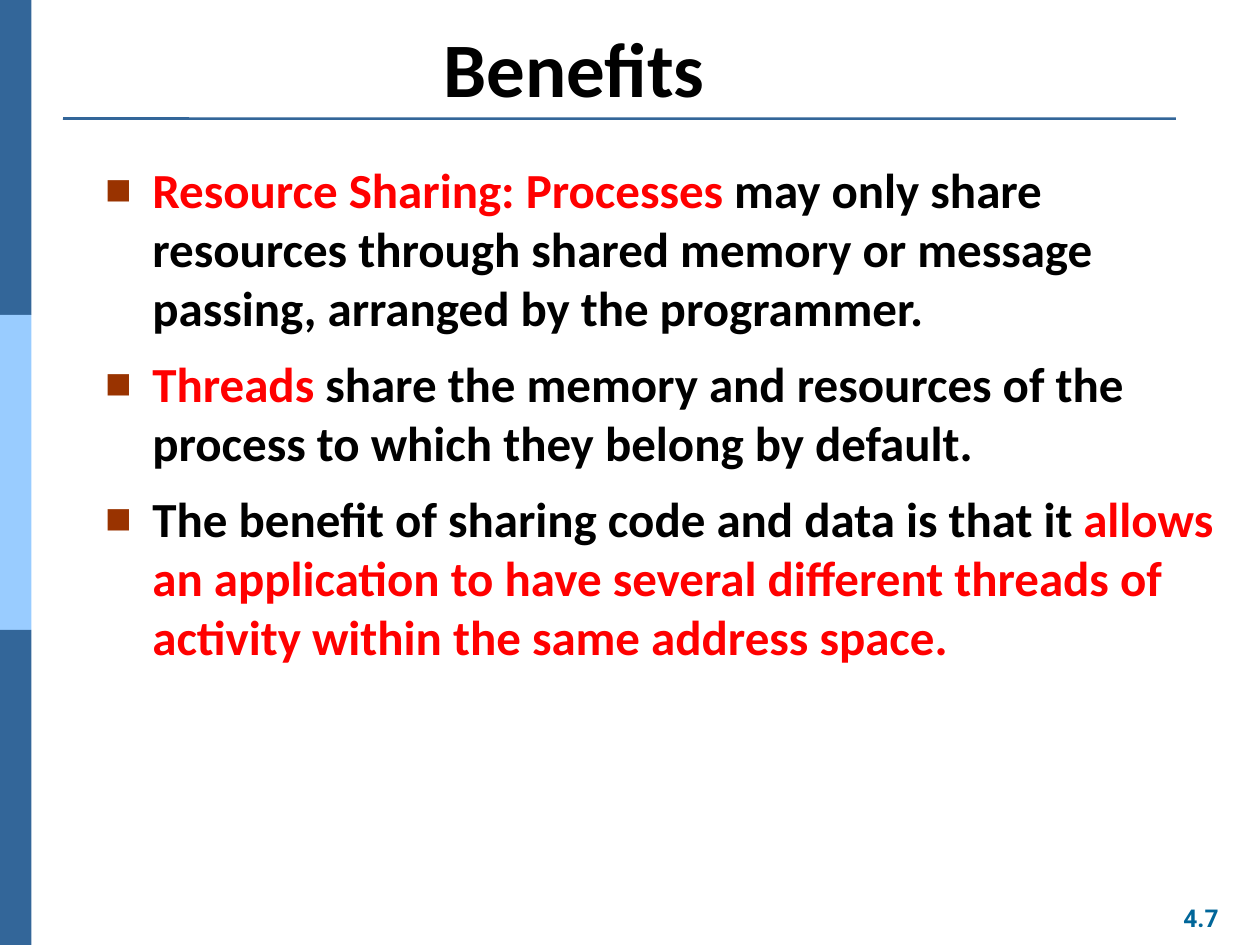
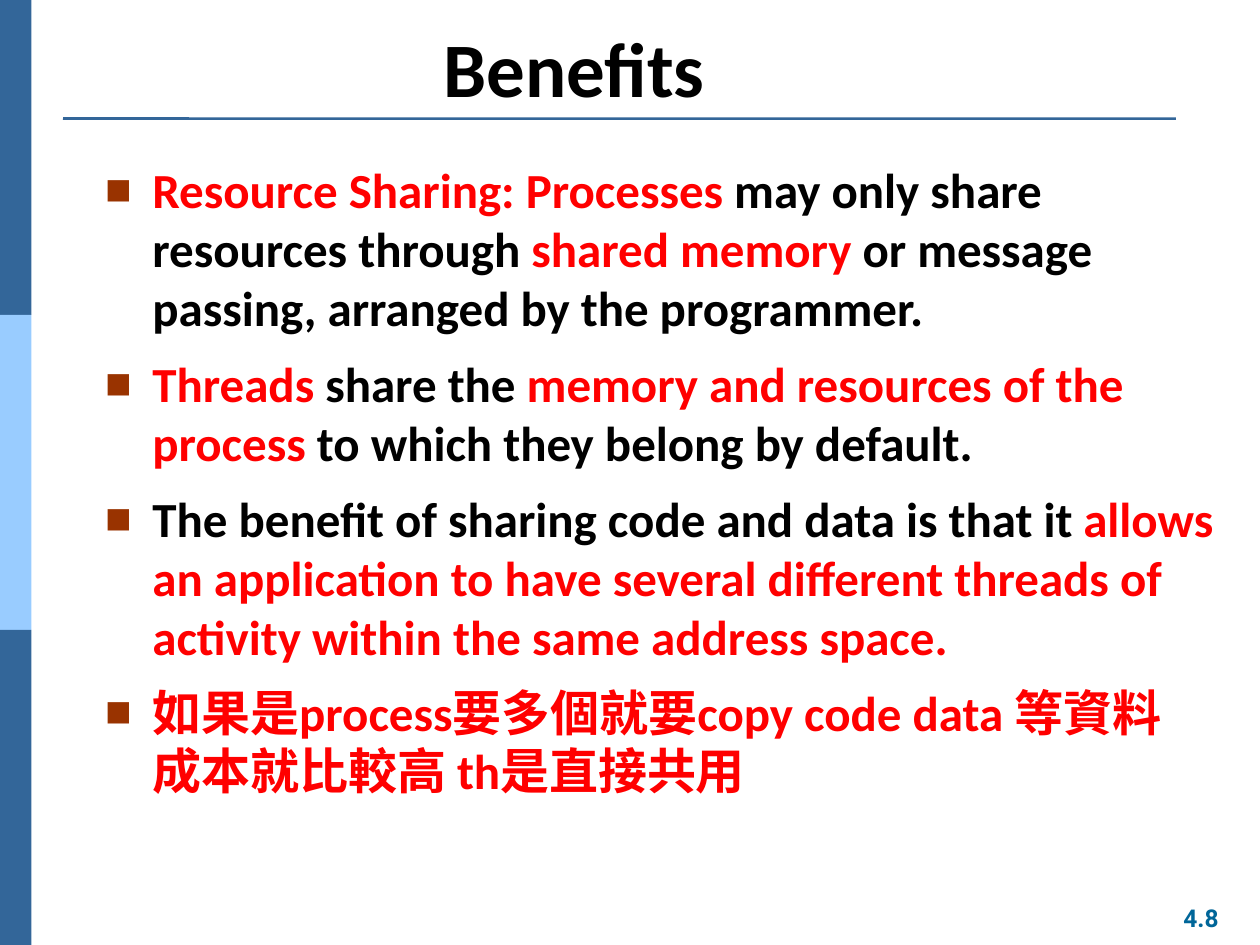
Before and after one commit to Yang09701194/OS_Learning, a slide deck: slide 8 of ch04.pptx (slide 7 before the commit). Drawn at 1260x945 pixels with LibreOffice and Linux fonts; fonts in the diff are those of the drawing. Boxes give left, top, right and bottom in pixels: in the first picture for what was removed or moved away, otherwise in the second. Text is boxed around its words. In the diff, an @@ line names an element or a change of style, - is before the commit and + after.

```diff
--- a/ch04.pptx
+++ b/ch04.pptx
@@ text at (152, 173, 1124, 470): text colour #000000 to #FF0000 in "shared memory", "memory and resources of the process" @@
@@ text at (152, 689, 1161, 794): paragraph added @@
+■ 如果是process要多個就要copy code data 等資料 成本就比較高 th是直接共用
@@ page number at (1183, 909, 1218, 928): text changed @@
-4.7
+4.8
```
Also in this commit, not shown: 5 other slides changed, 1 slide added.
